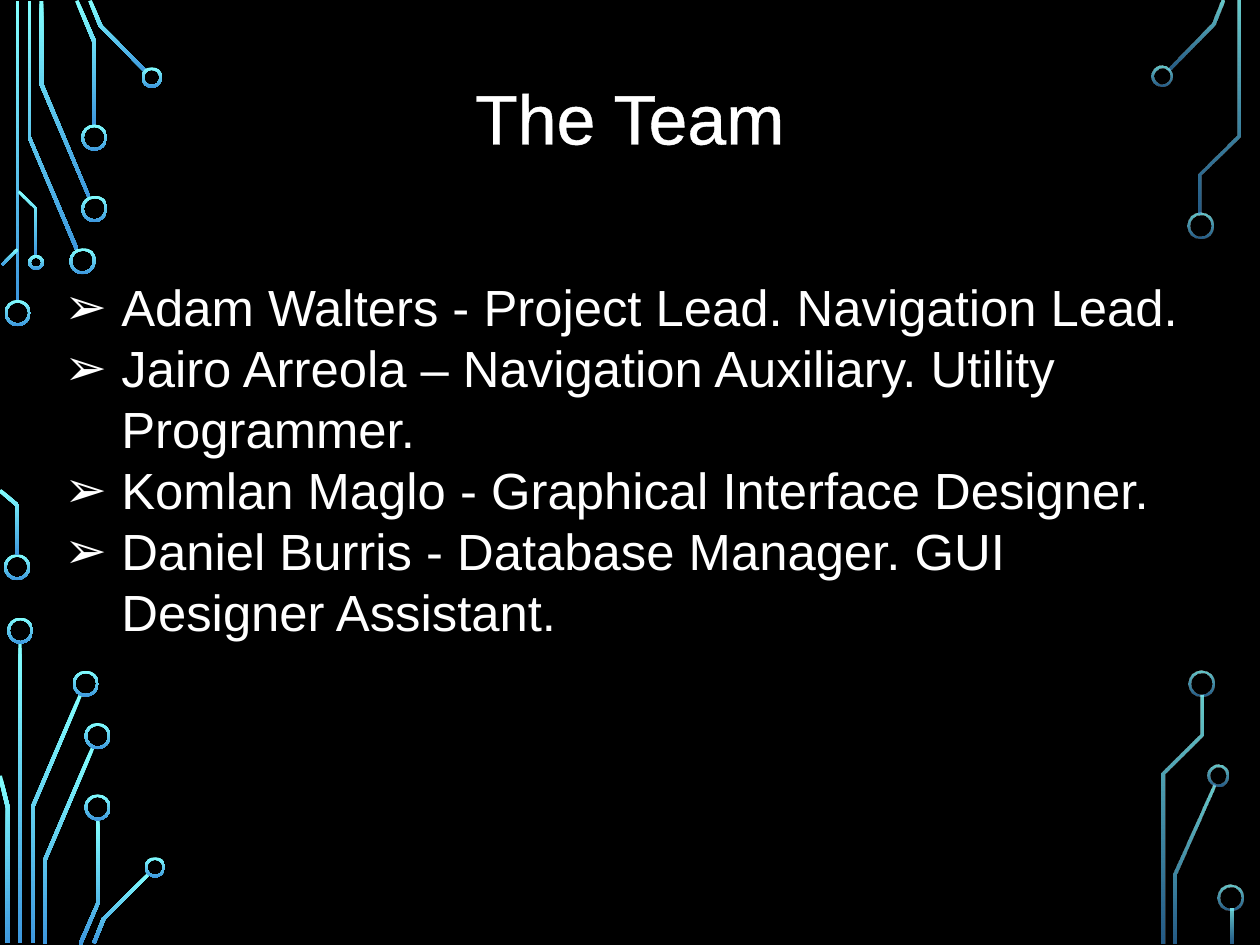
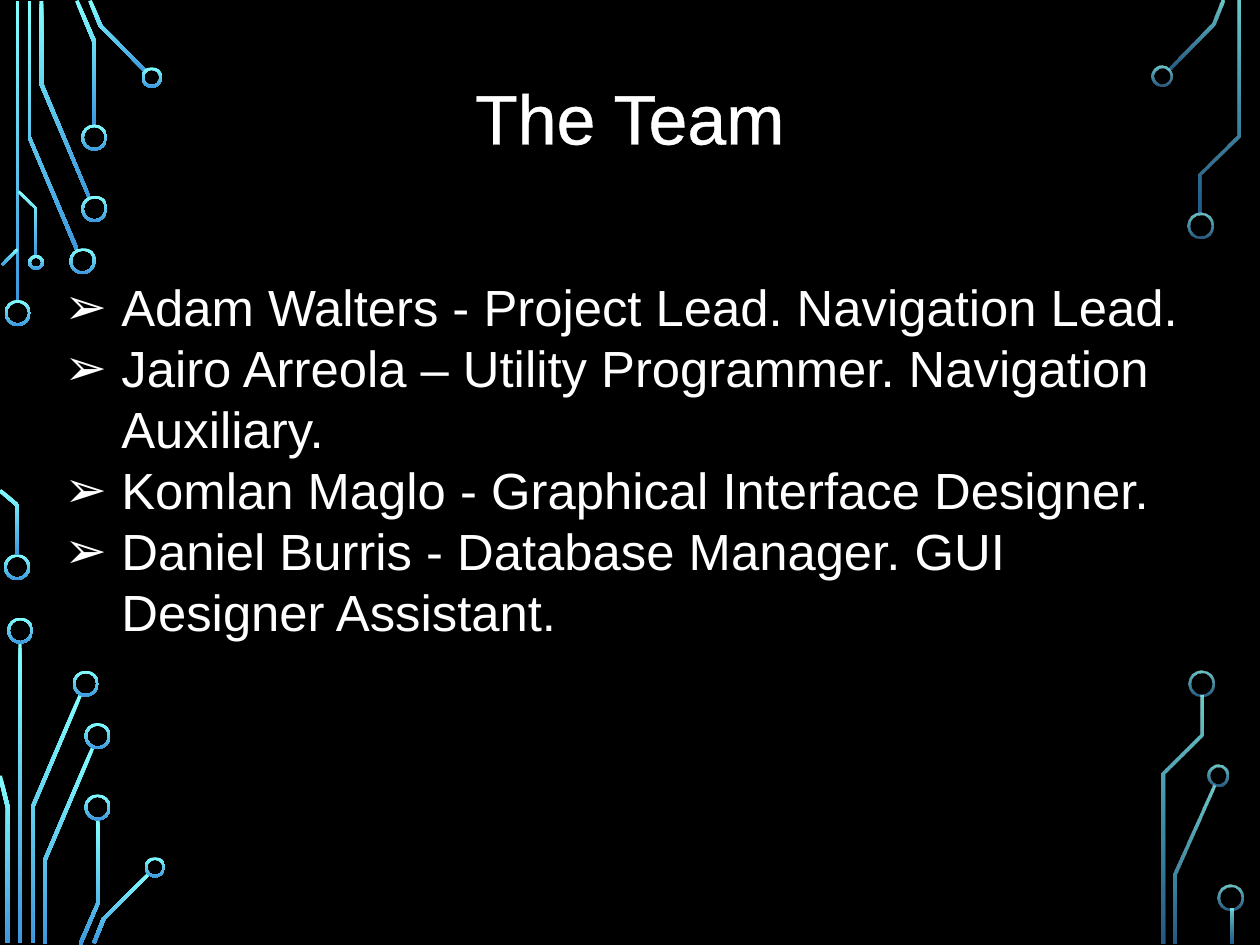
Before and after one commit to jaap15/UAH_APP, a slide deck: slide 4 of documentation/CPE496 PDR Slides.pptx. Drawn at 1260x945 pixels with LibreOffice and Linux fonts; fonts in the diff are those of the drawing; background and template pictures are left out. Boxes give left, top, right and bottom in pixels: in the first picture for what was removed or moved away, otherwise in the second. Text is boxed around its words. In the diff, an @@ line names an element or a change of style, - is before the commit and + after.

Commit message:
Finalized Slides

```diff
--- a/documentation/CPE496 PDR Slides.pptx
+++ b/documentation/CPE496 PDR Slides.pptx
@@ text at (x1=121, y1=350, x2=1149, y2=459): text changed @@
-➢ Jairo Arreola – Navigation Auxiliary. Utility Programmer.
+➢ Jairo Arreola – Utility Programmer. Navigation Auxiliary.
```
